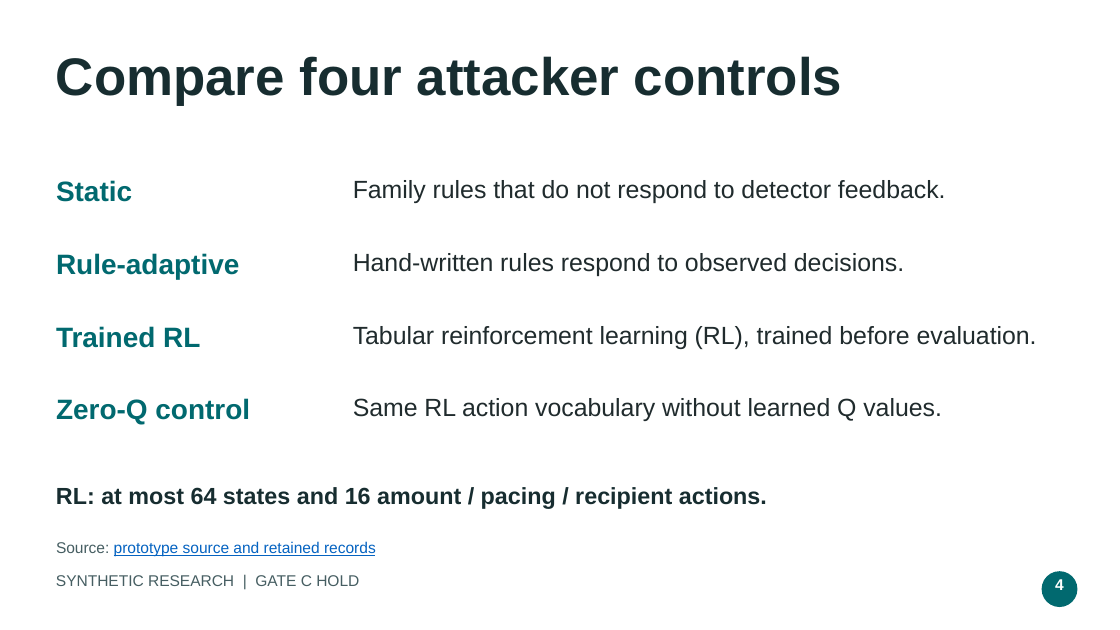
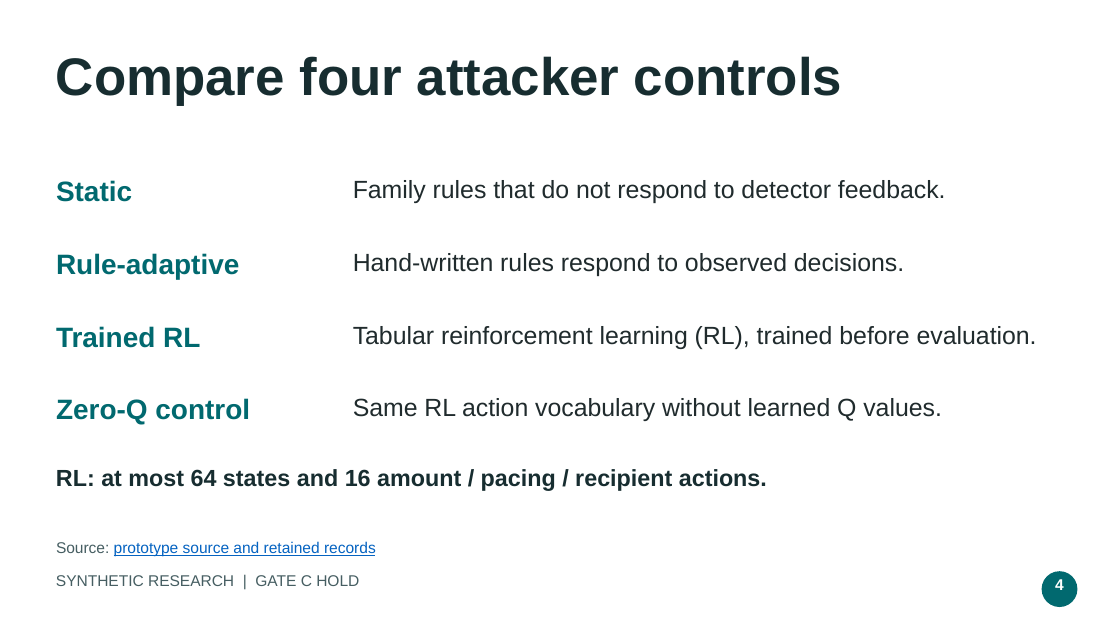
Before and after one commit to YuvakarthikKoduri/Campaign-Level-Adversarial-Stress-Testing-of-UPI-Fraud-Detection-Systems, a slide deck: slide 4 of research/review_materials/UPI_PROTOTYPE_FACULTY_8_SLIDES.pptx. Drawn at 1120x630 pixels with LibreOffice and Linux fonts; fonts in the diff are those of the drawing. Boxes give left, top, right and bottom in pixels: in the first picture for what was removed or moved away, otherwise in the second. Text is boxed around its words. In the diff, an @@ line names an element or a change of style, - is before the commit and + after.

```diff
--- a/research/review_materials/UPI_PROTOTYPE_FACULTY_8_SLIDES.pptx
+++ b/research/review_materials/UPI_PROTOTYPE_FACULTY_8_SLIDES.pptx
@@ text "RL: at most 64 states ...": place and size @@
-text "RL: at most 64 states ..." at (56,487,767,509)
+text "RL: at most 64 states ..." at (56,469,767,491)
```
Also in this commit, not shown: 3 other slides changed, 2 slides added, 2 slides removed, 12 other files.
